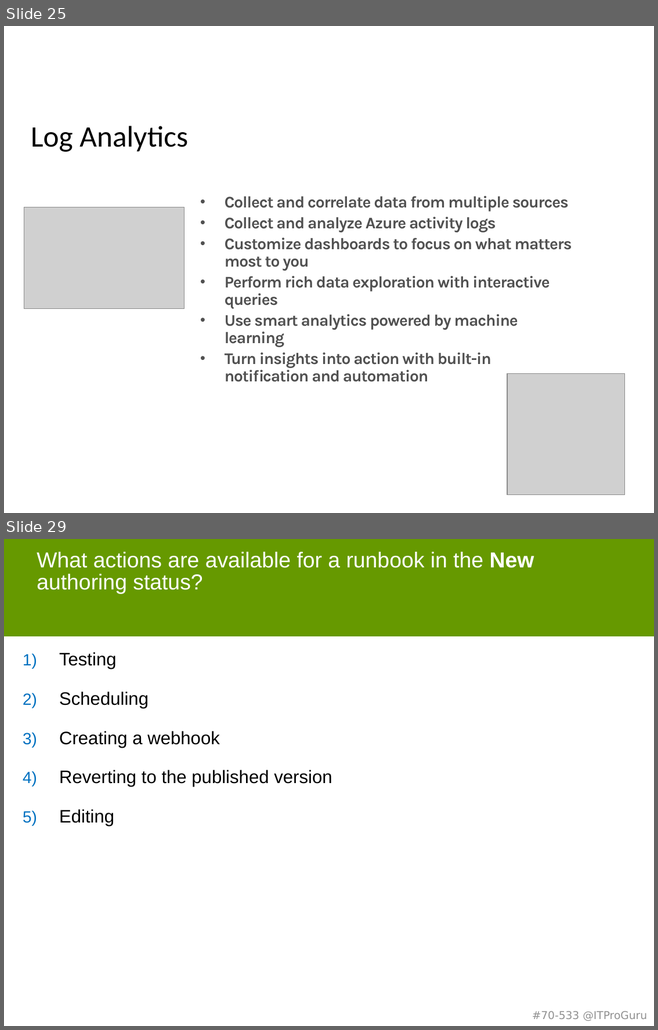
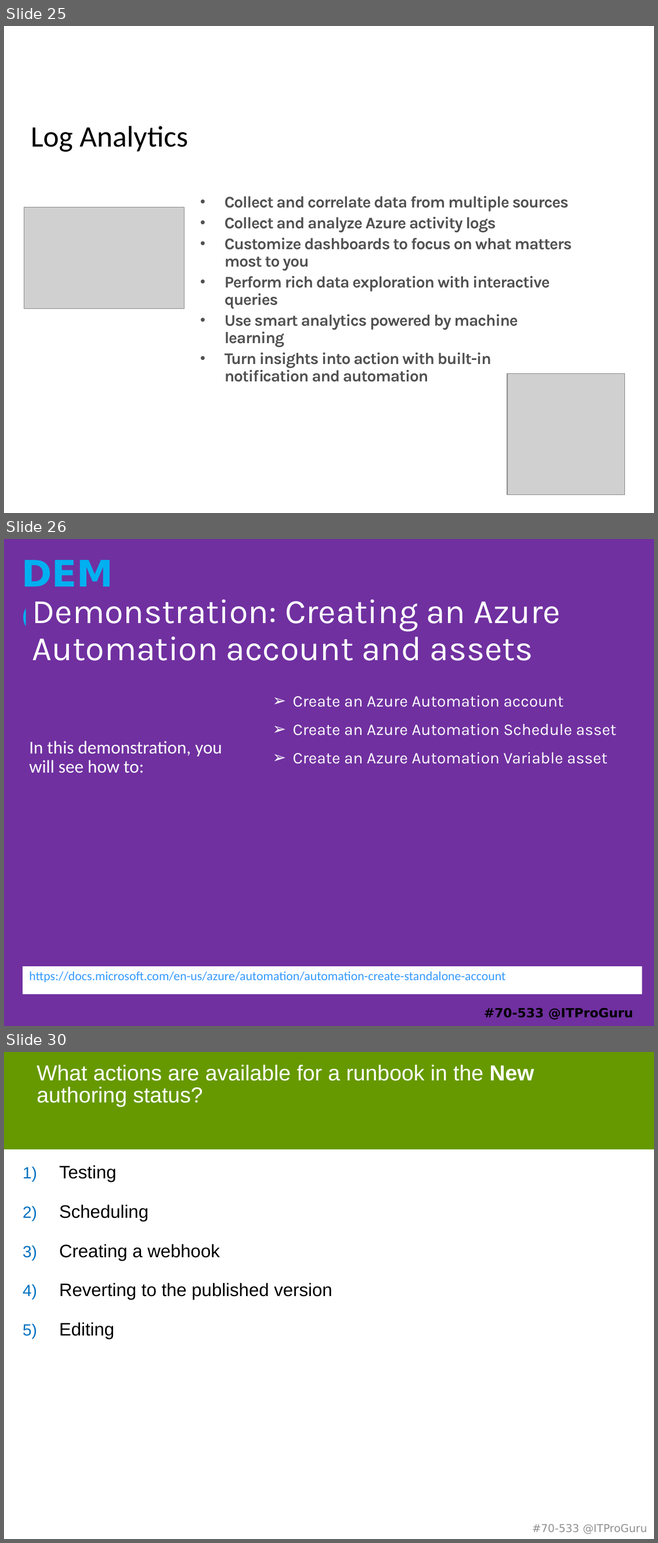
Before and after one commit to guruskill/70-533, a slide deck: 70-533-07-Operations.pptx. Shown one above the other, each under a label of ours: slides 25 and 29 before the commit, slides 25, 26 and 30 after it; the slides between them are not shown. The pictures are 658x1030 and 658x1543 pixels, drawn with LibreOffice and Linux fonts; fonts in the diff are those of the drawing; grey boxes stand for pictures. Boxes give left, top, right and bottom in pixels: in the first picture for what was removed or moved away, otherwise in the second. Text is boxed around its words. In the diff, an @@ line names an element or a change of style, - is before the commit and + after.

```diff
--- a/70-533-07-Operations.pptx
+++ b/70-533-07-Operations.pptx
@@ slide 26 added at [4,539,654,1026], background #7030A0 @@
@@ text added at [15,548,150,598], 40.5 pt, text #00B0F0, bold @@
+DEMO
@@ title added at [32,599,560,661], 38 pt, text #FFFFFF @@
+Demonstration: Creating an Azure Automation account and assets
@@ subtitle added at [293,696,616,764], 18 pt, text #FFFFFF @@
+➢ Create an Azure Automation account
+➢ Create an Azure Automation Schedule asset
+➢ Create an Azure Automation Variable asset
@@ text added at [29,741,222,773], 20 pt, text #FFFFFF @@
+In this demonstration, you will see how to:
@@ text added at [23,966,642,994], fill #FFFFFF, 14 pt, text #3399FF @@
+https://docs.microsoft.com/en-us/azure/automation/automation-create-standalone-account
@@ text added at [484,1008,633,1020], 14 pt, text #000000, bold @@
+#70-533 @ITProGuru
@@ what was slide 29 is now slide 30 @@
```
Also in this commit, not shown: 6 slides changed, 1 other slide added, 1 slide removed, 5 other files.
